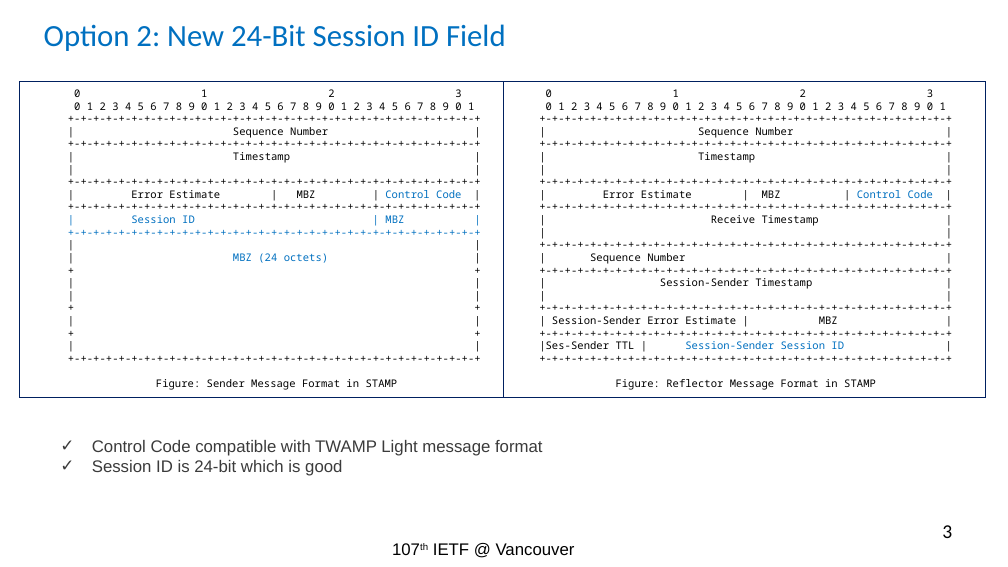
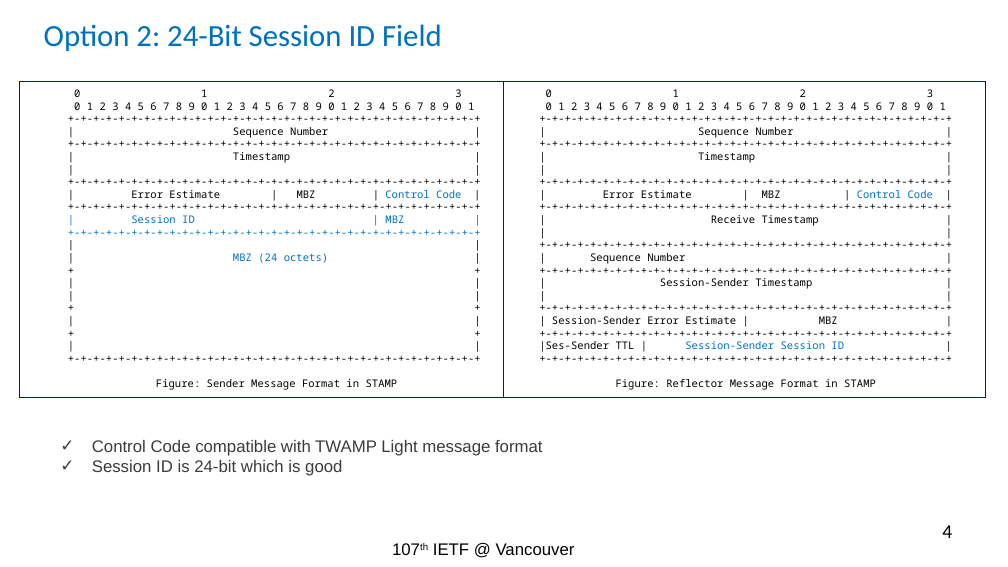
Before and after one commit to rakgandhi/ietf-public, a slide deck: slide 4 of stamp-session-id-rev1.pptx (slide 3 before the commit). Drawn at 1008x567 pixels with LibreOffice and Linux fonts; fonts in the diff are those of the drawing. Boxes give left, top, right and bottom in pixels: in the first picture for what was removed or moved away, otherwise in the second. Text is boxed around its words. In the diff, an @@ line names an element or a change of style, - is before the commit and + after.

```diff
--- a/stamp-session-id-rev1.pptx
+++ b/stamp-session-id-rev1.pptx
@@ title at box(44, 24, 442, 51): text changed @@
-Option 2: New 24-Bit Session ID Field
+Option 2: 24-Bit Session ID Field
@@ page number at box(942, 525, 952, 538): text changed @@
-3
+4
```
Also in this commit, not shown: 1 slide added, 1 other file.
